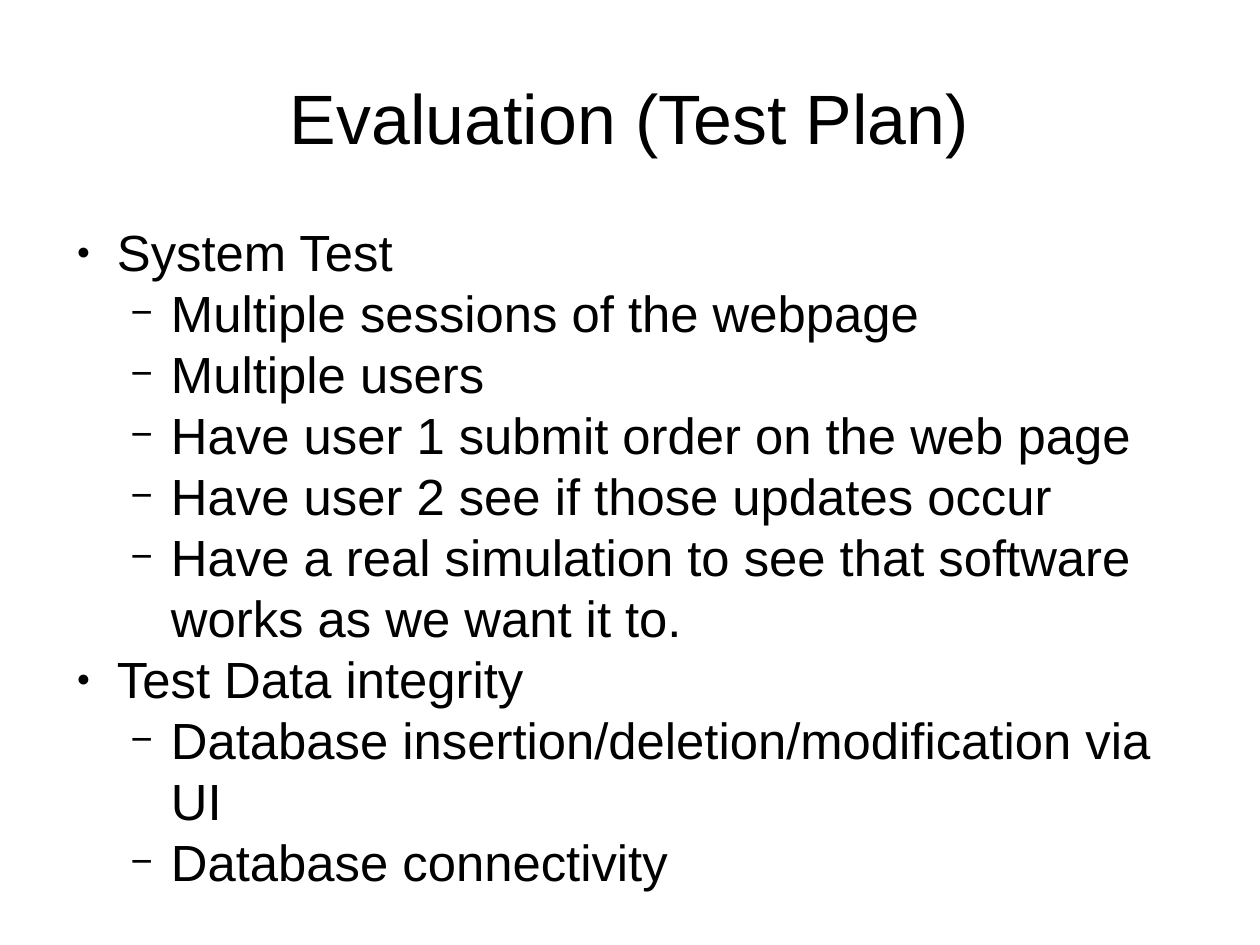
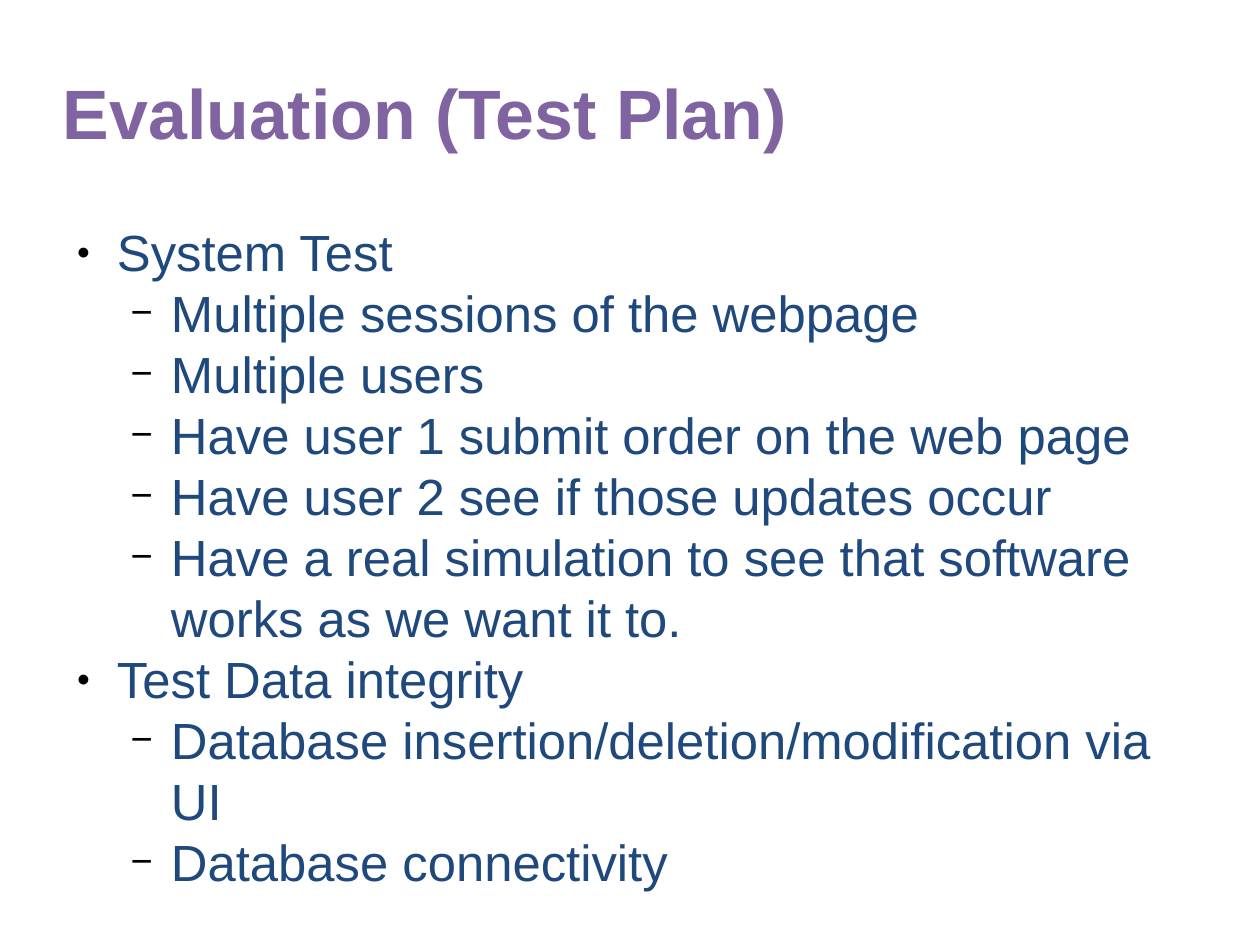
Before and after one commit to mkhalid578/orderProcessing, a slide deck: slide 7 of Project_Proposal.pptx (slide 8 before the commit). Drawn at 1260x945 pixels with LibreOffice and Linux fonts; fonts in the diff are those of the drawing. Boxes give left, top, right and bottom in pixels: in the first picture for what was removed or moved away, otherwise in the second. Text is boxed around its words. In the diff, an @@ line names an element or a change of style, - is before the commit and + after.

Commit message:
Re-worded introductory slides
and added colors to the rest of the slides

```diff
--- a/Project_Proposal.pptx
+++ b/Project_Proposal.pptx
@@ text "Evaluation (Test Plan)" at (x1=63, y1=88, x2=787, y2=152): text colour #000000 to #8064A2, bold on; alignment centre to left; line spacing 1 to 0.9 @@
@@ text "System Test" at (x1=117, y1=235, x2=1150, y2=760): text colour #000000 to #1F497D @@
```
Also in this commit, not shown: 5 other slides changed, 1 slide added, 2 slides removed.
